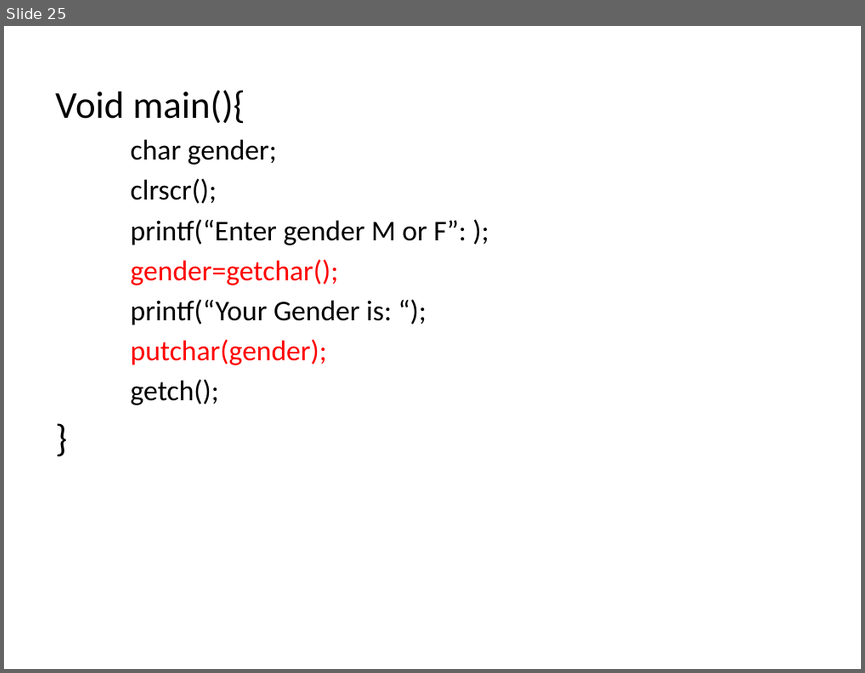
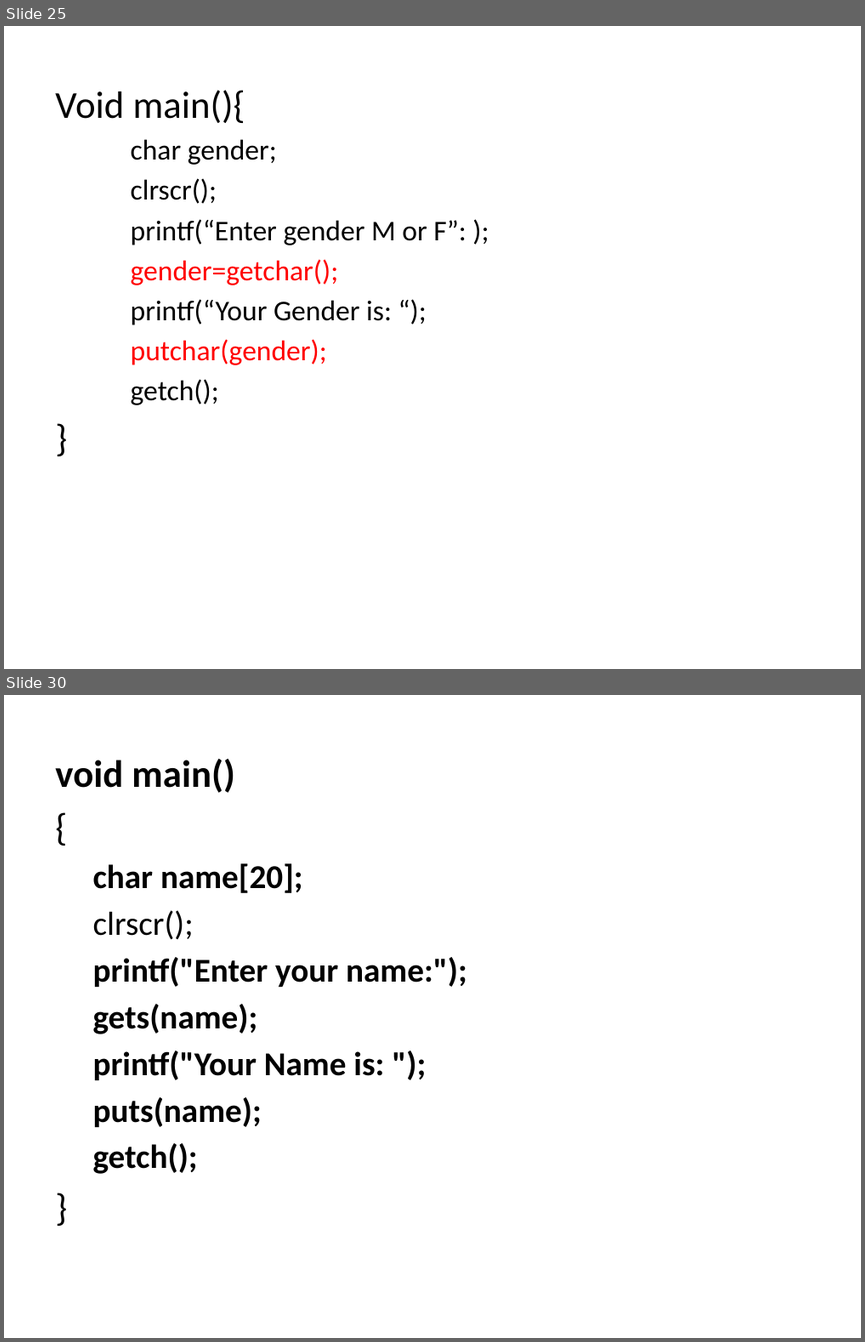
Before and after one commit to ashim888/csit-c, a slide deck: Unit 3/inputoutput.pptx. Shown one above the other, each under a label of ours: slide 25 before the commit, slides 25 and 30 after it; the slides between them are not shown. The pictures are 865x673 and 865x1342 pixels, drawn with LibreOffice and Linux fonts; fonts in the diff are those of the drawing. Boxes give left, top, right and bottom in pixels: in the first picture for what was removed or moved away, otherwise in the second. Text is boxed around its words. In the diff, an @@ line names an element or a change of style, - is before the commit and + after.

```diff
--- a/Unit 3/inputoutput.pptx
+++ b/Unit 3/inputoutput.pptx
@@ slide 30 added at bbox=[4, 695, 861, 1338], background #FFFFFF @@
@@ text added at bbox=[55, 759, 467, 1174], 28 pt, text #000000, bold @@
+void main()
+{
+  char name[20];
+  clrscr();
+  printf("Enter your name:");
+  gets(name);
+  printf("Your Name is: ");
+  puts(name);
+  getch();
+}
```
Also in this commit, not shown: 5 other slides added, 5 slides removed, 1 other file.
